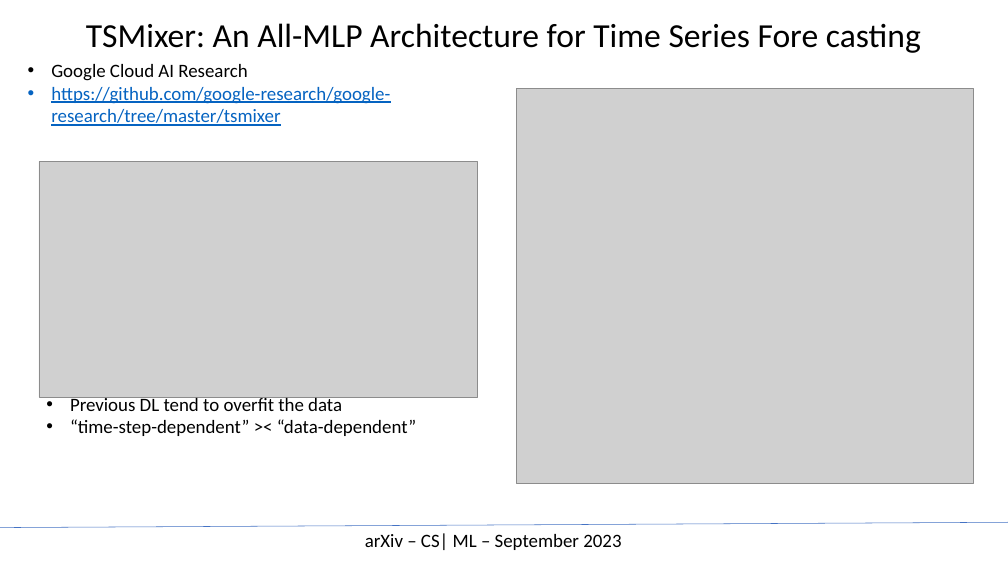
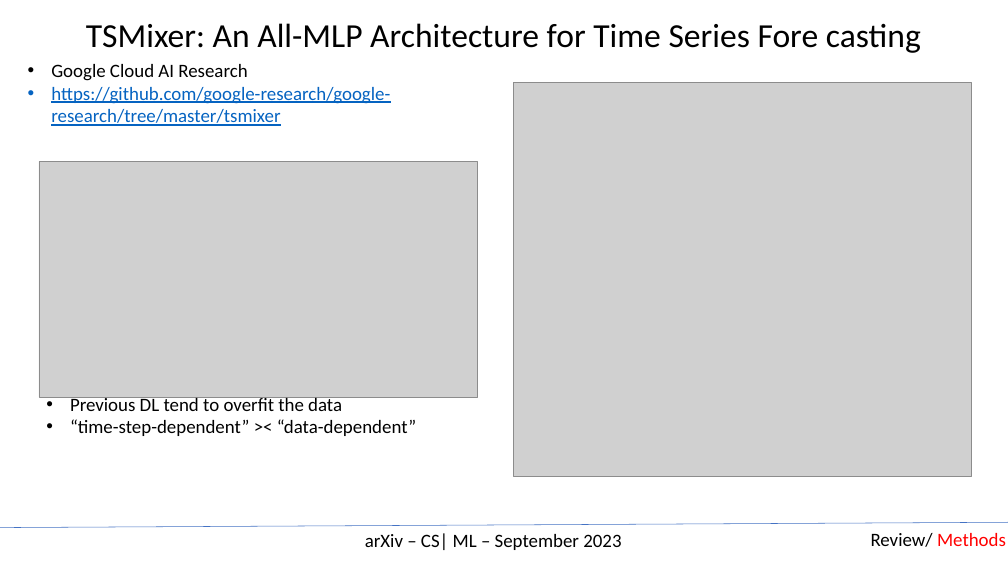
Before and after one commit to mrtrunghieu1/predictive-maintenance-awesome, a slide deck: slide 10 of slides/PredictiveMaintainance_Review.pptx (slide 7 before the commit). Drawn at 1008x567 pixels with LibreOffice and Linux fonts; fonts in the diff are those of the drawing; grey boxes stand for pictures. Boxes give left, top, right and bottom in pixels: in the first picture for what was removed or moved away, otherwise in the second. Text is boxed around its words. In the diff, an @@ line names an element or a change of style, - is before the commit and + after.

Commit message:
[UPDATE] Complete Transformer architectures

```diff
--- a/slides/PredictiveMaintainance_Review.pptx
+++ b/slides/PredictiveMaintainance_Review.pptx
@@ picture: place and size @@
-picture at [516,89,974,484]
+picture at [514,82,972,477]
@@ text added at [871,533,1006,547], 18 pt, text #000000 @@
+Review/ Methods
```
Also in this commit, not shown: 3 other slides changed, 3 slides added.
